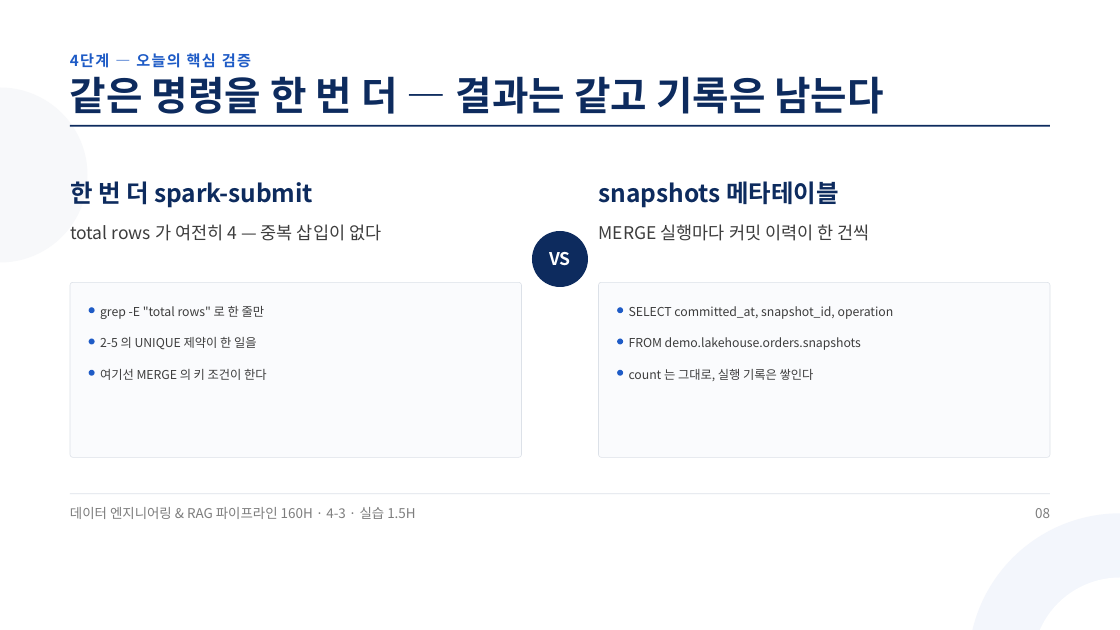
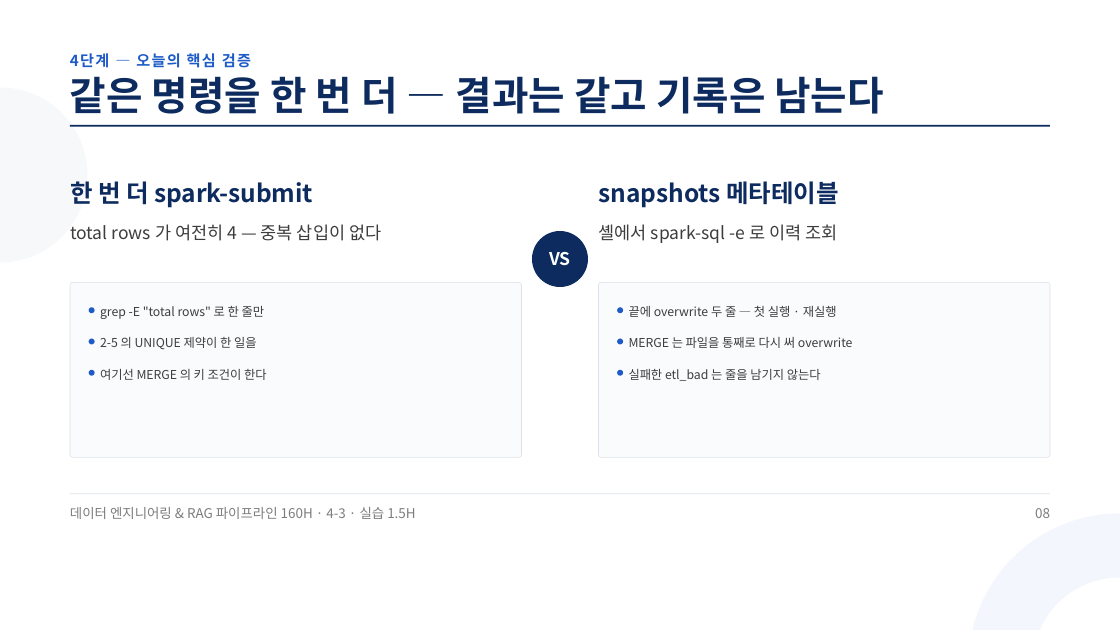
Before and after one commit to aebonlee/materials, a slide deck: slide 8 of data-eng/decks/w4d3s3.pptx. Drawn at 1120x630 pixels with LibreOffice and Linux fonts; fonts in the diff are those of the drawing. Boxes give left, top, right and bottom in pixels: in the first picture for what was removed or moved away, otherwise in the second. Text is boxed around its words. In the diff, an @@ line names an element or a change of style, - is before the commit and + after.

Commit message:
data-eng 4-3 덱 5(실습점검 신설) · 실패 캡처 — 2026-10-15 실측

```diff
--- a/data-eng/decks/w4d3s3.pptx
+++ b/data-eng/decks/w4d3s3.pptx
@@ text at box(598, 224, 837, 243): text changed @@
-MERGE 실행마다 커밋 이력이 한 건씩
+셸에서 spark-sql -e 로 이력 조회
@@ text at box(629, 306, 837, 317): text changed @@
-SELECT committed_at, snapshot_id, operation
+끝에 overwrite 두 줄 — 첫 실행 · 재실행
@@ text at box(629, 337, 853, 348): text changed @@
-FROM demo.lakehouse.orders.snapshots
+MERGE 는 파일을 통째로 다시 써 overwrite
@@ text at box(629, 369, 821, 381): text changed @@
-count 는 그대로, 실행 기록은 쌓인다
+실패한 etl_bad 는 줄을 남기지 않는다
```
Also in this commit, not shown: 8 other slides changed, 12 other files.
